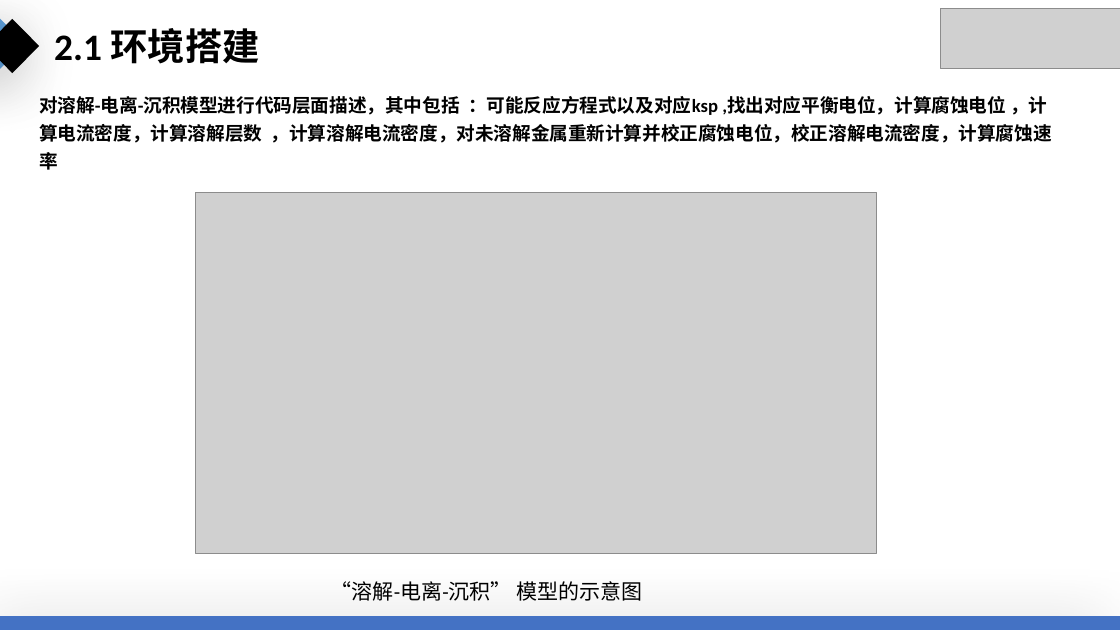
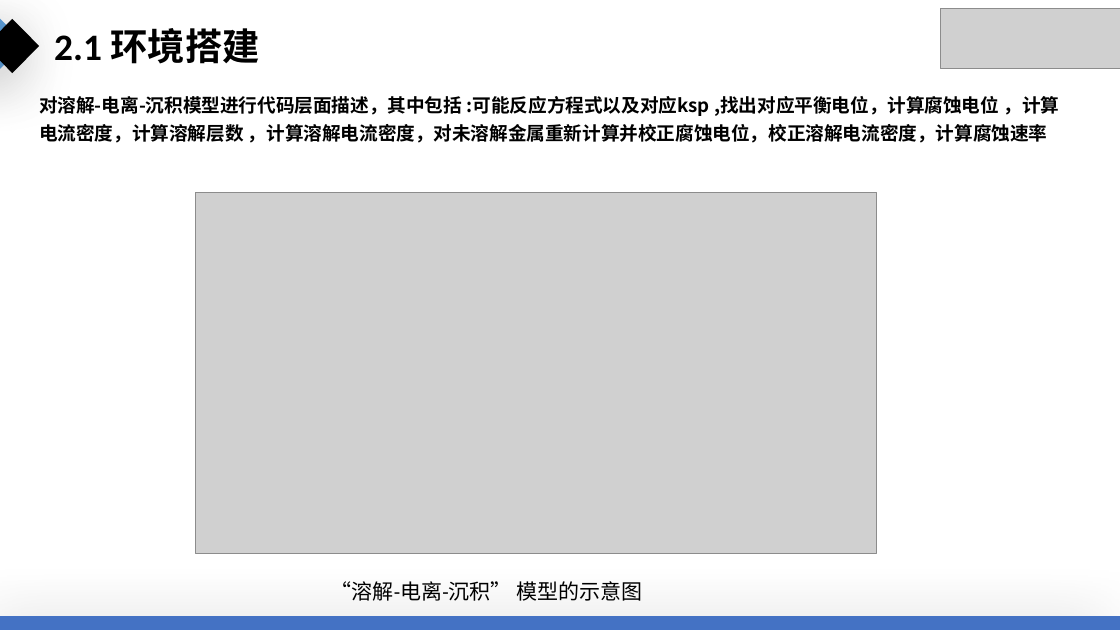
Before and after one commit to Dongboy111/bs-mid, a slide deck: slide 7 of docs/邵亚东.pptx. Drawn at 1120x630 pixels with LibreOffice and Linux fonts; fonts in the diff are those of the drawing; grey boxes stand for pictures. Boxes give left, top, right and bottom in pixels: in the first picture for what was removed or moved away, otherwise in the second. Text is boxed around its words. In the diff, an @@ line names an element or a change of style, - is before the commit and + after.

```diff
--- a/docs/邵亚东.pptx
+++ b/docs/邵亚东.pptx
@@ text at (x1=39, y1=96, x2=1059, y2=143): text changed; font Calibri to Noto Sans CJK SC @@
-对溶解-电离-沉积模型进行代码层面描述，其中包括 ：可能反应方程式以及对应ksp ,找出对应平衡电位，计算腐蚀电位 ，计算电流密度，计算溶解层数 ，计算溶解电流密度，对未溶解金属重新计算并校正腐蚀电位，校正溶解电流密度，计算腐蚀速率
+对溶解-电离-沉积模型进行代码层面描述，其中包括 :可能反应方程式以及对应ksp ,找出对应平衡电位，计算腐蚀电位 ，计算电流密度，计算溶解层数 ，计算溶解电流密度，对未溶解金属重新计算并校正腐蚀电位，校正溶解电流密度，计算腐蚀速率
```
Also in this commit, not shown: 7 other slides changed, 2 slides added, 2 slides removed.
